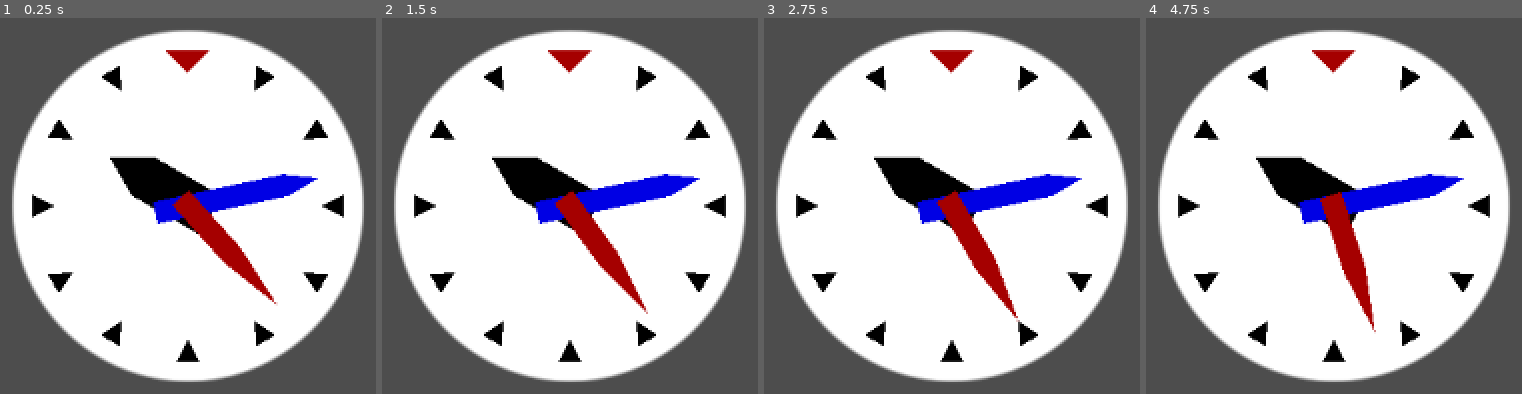
Above: before the commit, frames 1-4 (left to right).
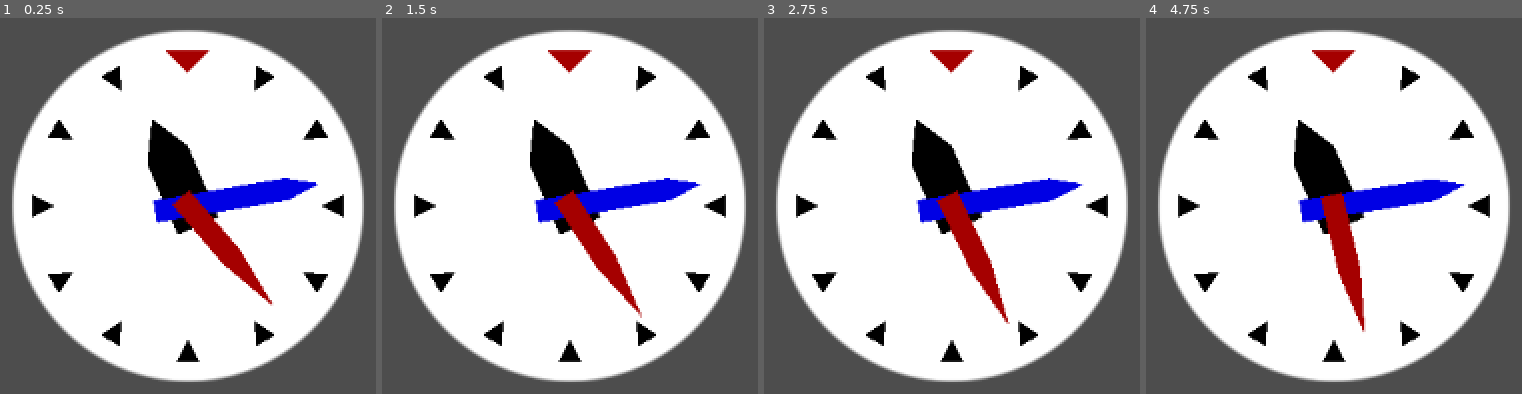
Above: after the commit, the same moments.

Repository: lcrol77/godot-coding-challenges
Game: Godot game, scene res://single_clock_view.tscn
Same seed, same stepped clock (60 frames per second), same inputs: the game is played once before the commit and once after it.
Inputs:
- Up to frame 1 (0.25 s): no input
- Up to frame 2 (1.5 s): tap Enter at 0.5 s; tap Space at 1.25 s
- Up to frame 3 (2.75 s): no input
- Up to frame 4 (4.75 s): tap Enter at 2.75 s; tap Space at 4.25 s

The runs differ from the first frame. In frame 1, 3.7% of the frame differs, in the area x 29-85%, y 27-77%; in frame 2, 4.0%; in frame 3, 4.2%; in frame 4, 4.3%, in the area x 29-86%, y 27-84%.

Commit message:
added clock configuration

Diff:
--- a/catlike-coding-2d-clock/clock.gd
+++ b/catlike-coding-2d-clock/clock.gd
@@ -1,18 +1,41 @@
 class_name Clock
 extends Node2D
+
+enum StartTimeMode{ SYSTEM_TIME, RANDOM_TIME, FIXED_TIME, OFFSET_TIME}
+
+@export var time_scale := 1.0
+@export var start_time: StartTimeMode = StartTimeMode.SYSTEM_TIME
+@export_group("Fixed or Offset Start Time")
+@export_range(0,11) var start_hour := 0
+@export_range(0,59) var start_min := 0
+@export_range(0,59) var start_sec := 0
+
 
 @onready var hour_arm: Polygon2D = $HourArm
 @onready var minute_arm: Polygon2D = $MinuteArm
 @onready var second_arm: Polygon2D = $SecondArm
 
+var seconds: float
+
 func _ready() -> void:
-	set_time()
+	if start_time == StartTimeMode.RANDOM_TIME:
+		seconds = randf_range(0.0,43200.0)
+	else:
+		if start_time != StartTimeMode.FIXED_TIME:
+			var current_time = Time.get_time_dict_from_system()
+			seconds = float(
+					current_time.second +
+					current_time.minute * 60 +
+					current_time.hour * 3600
+			)
+		if start_time != StartTimeMode.SYSTEM_TIME:
+			seconds += start_sec + start_min * 60 + start_hour * 3600
 
 func _process(delta: float) -> void:
+	seconds += delta * time_scale
 	set_time()
 
 func set_time():
-	var current_time = Time.get_time_dict_from_system()
-	second_arm.rotation = current_time.second * TAU / 60
-	minute_arm.rotation = current_time.minute * TAU / 60
-	hour_arm.rotation = current_time.hour * TAU / 12
+	second_arm.rotation = fmod(seconds, 60.0) * TAU / 60
+	minute_arm.rotation = fmod(seconds / 60.0, 60.0) * TAU / 60
+	hour_arm.rotation = fmod(seconds/3600, 12.0) * TAU / 12
--- a/catlike-coding-2d-clock/single_clock_view.tscn
+++ b/catlike-coding-2d-clock/single_clock_view.tscn
@@ -6,3 +6,5 @@
 
 [node name="Clock" parent="." instance=ExtResource("1_juj43")]
 position = Vector2(576, 324)
+start_time = 3
+start_hour = 1
